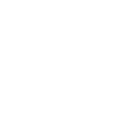
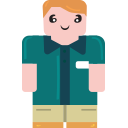
Layer changes from the first 128x128 image to the second:
added layer "Calque 35" above "Calque 12" over [22, 0, 105, 128]
